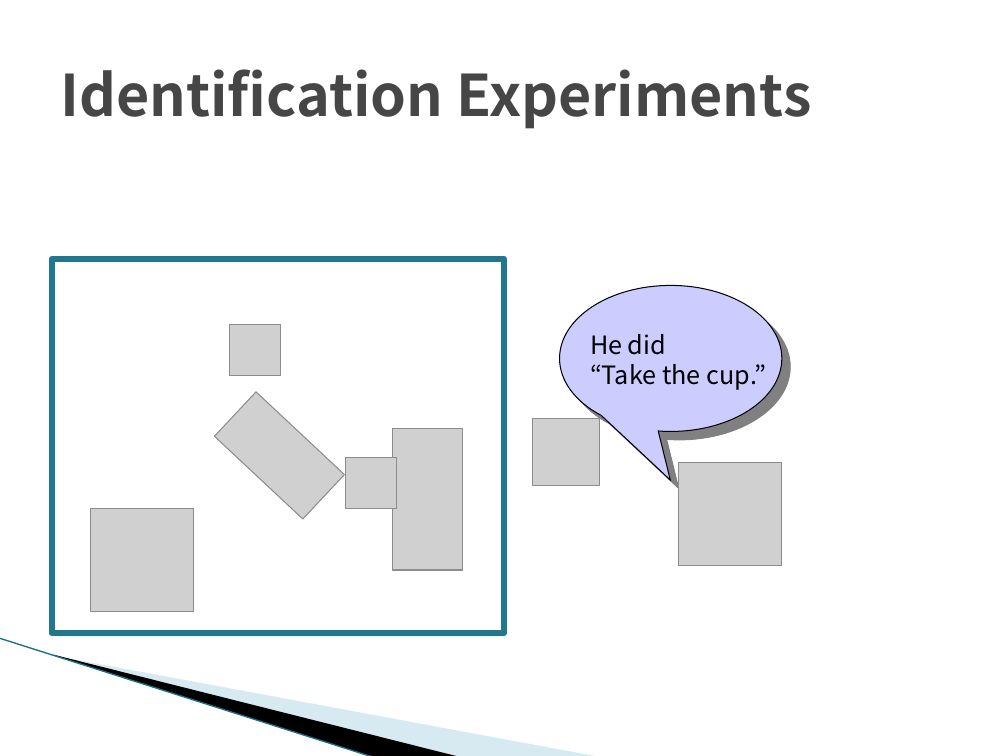
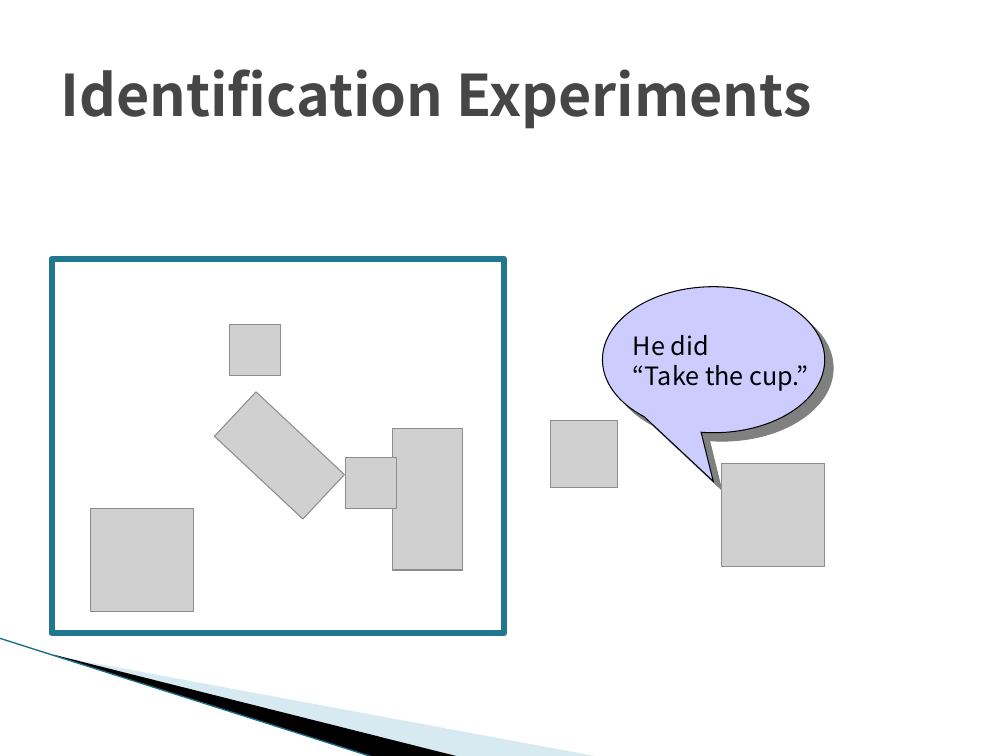
Before and after one commit to TetsuyaKomota/GitforEclipseTest, a slide deck: slide 20 of IntentionLearning/memo/Understanding Intentions(for seminar).pptx (slide 14 before the commit). Drawn at 1008x756 pixels with LibreOffice and Linux fonts; fonts in the diff are those of the drawing; grey boxes stand for pictures; background and template pictures are left out. Boxes give left, top, right and bottom in pixels: in the first picture for what was removed or moved away, otherwise in the second. Text is boxed around its words. In the diff, an @@ line names an element or a change of style, - is before the commit and + after.

```diff
--- a/IntentionLearning/memo/Understanding Intentions(for seminar).pptx
+++ b/IntentionLearning/memo/Understanding Intentions(for seminar).pptx
@@ freeform shape: place and size @@
-freeform shape at <box>559,285,781,480</box>
+freeform shape at <box>603,286,825,481</box>
@@ text "He did": place and size @@
-text "He did" at <box>590,334,766,390</box>
+text "He did" at <box>633,335,808,391</box>
@@ picture: place and size @@
-picture at <box>532,418,600,486</box>
+picture at <box>550,420,618,488</box>
@@ picture: place and size @@
-picture at <box>678,463,781,565</box>
+picture at <box>722,464,825,566</box>
```
Also in this commit, not shown: 12 other slides changed, 6 slides added, 2 other files.
